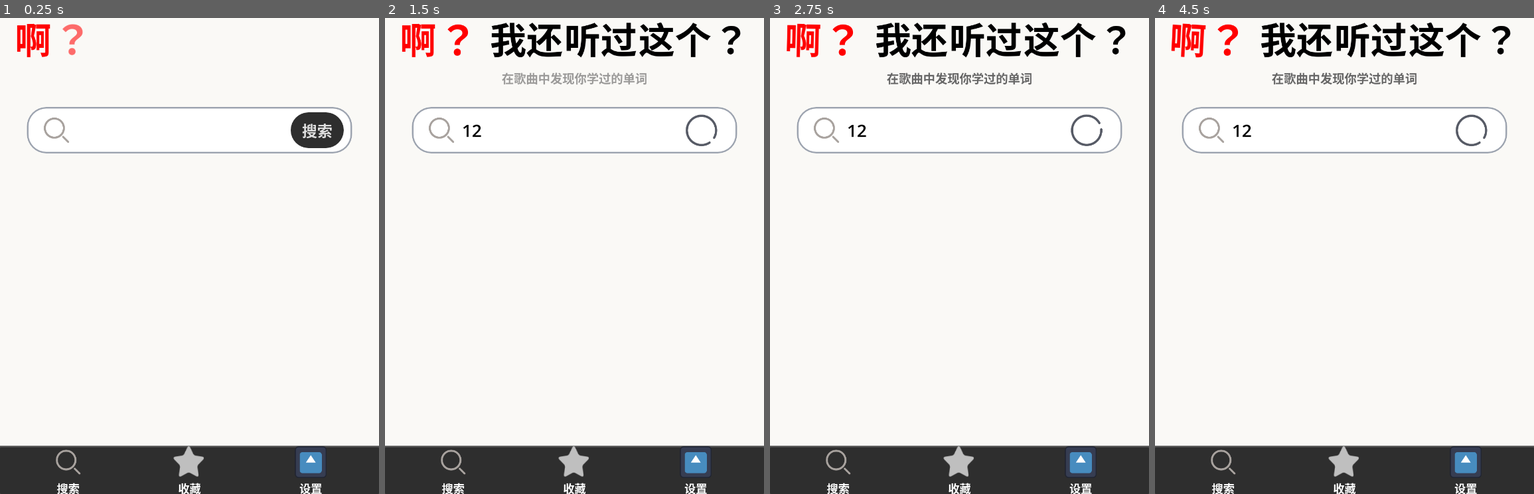
Above: before the commit, frames 1-4 (left to right).
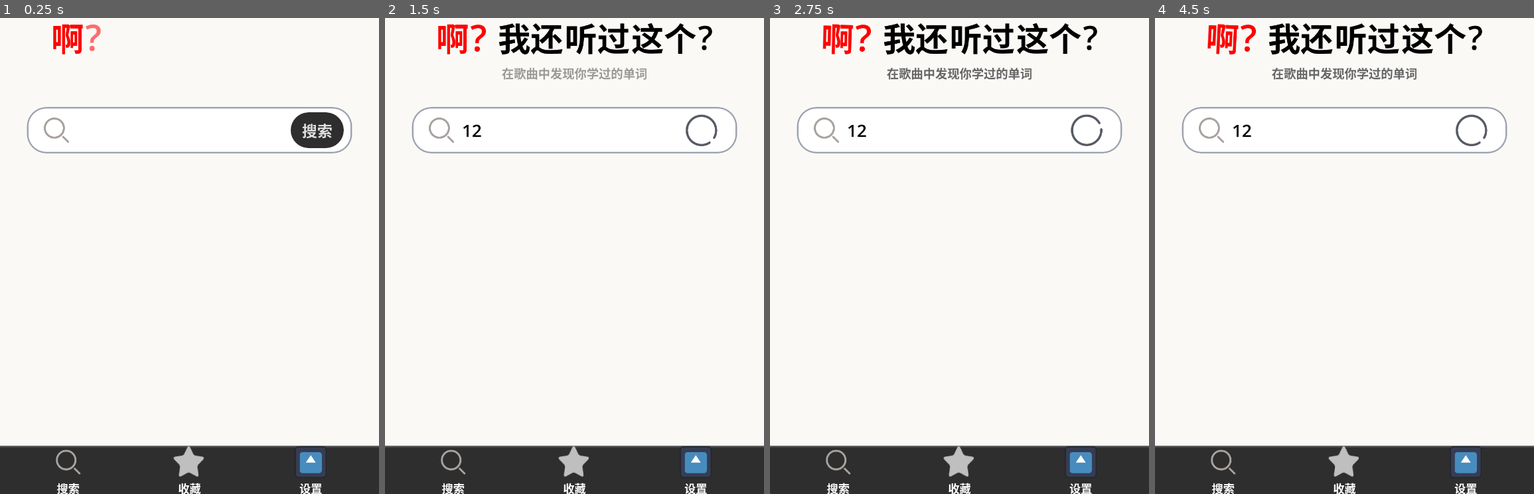
Above: after the commit, the same moments.

Repository: xingguix/wait-ive-heard-this
Game: Godot game, scene res://main_tab.tscn
Two runs of this game, one before a commit and one after it. Both use one fixed random seed, a clock stepped at 60 frames per second and the inputs below. The engine's default icon, where the game draws it, is replaced by a stand-in: a white triangle on a blue panel in a dark square.
Inputs (mouse positions are in pixels of both pictures, inside the frame that each line leads up to):
- Up to frame 1 (0.25 s): no input
- Up to frame 2 (1.5 s): click (574, 132) at 0.52 s; type "12" at 0.6 s; click "搜索" at 1.25 s
- Up to frame 3 (2.75 s): click (838, 470) at 2 s
- Up to frame 4 (4.5 s): click (1344, 470) at 2.75 s; click (1465, 470) at 3.5 s; click (1223, 470) at 4.25 s

The runs differ from the first frame. In frame 1, 0.9% of the frame differs, in the area x 4-27%, y 1-9%; in frame 2, 3.7%; in frame 3, 3.8%; in frame 4, 3.8%, in the area x 4-94%, y 0-15%.

Commit message:
UI/layout tweaks, Android scaling & internet perm
Adjust UI input and layout, refine text/typography, enable Android internet permission, and apply Android-specific scaling.

- card.tscn / card_control.tscn: set mouse_filter on several Controls, updated CardVBox anchors/offsets and grow_vertical for layout stability.
- main_search.tscn: adjusted container offsets, reduced font sizes, replaced Chinese punctuation with ASCII '?' and minor layout tweaks.
- export_presets.cfg: enabled permissions/internet=true for exported builds.
- project.godot: set handheld orientation and enabled mouse-to-touch emulation (pointing/emulate_touch_from_mouse=true).
- scripts/main_tab.gd: apply content_scale_factor = 1.5 on Android in _ready() to improve UI scaling on devices.

These changes improve touch/mouse handling, visual layout consistency, and Android runtime/export behavior.

Diff:
--- a/card.tscn
+++ b/card.tscn
@@ -26,6 +26,7 @@
 offset_right = 416.0
 offset_bottom = 250.0
 grow_horizontal = 2
+mouse_filter = 1
 theme_override_styles/panel = SubResource("StyleBoxFlat_rjlel")
 script = ExtResource("1_kikvd")
 
@@ -36,6 +37,7 @@
 anchor_bottom = 1.0
 grow_horizontal = 2
 grow_vertical = 2
+mouse_filter = 1
 script = ExtResource("2_rjlel")
 separator_array = Array[float]([114.0])
 line_height = 1.5
@@ -61,6 +63,7 @@
 [node name="Control" type="Control" parent="VBoxContainer/SongName" unique_id=1539974902]
 custom_minimum_size = Vector2(50, 0)
 layout_mode = 2
+mouse_filter = 1
 
 [node name="TextureRect" type="TextureRect" parent="VBoxContainer/SongName/Control" unique_id=1493621220]
 self_modulate = Color(1, 1, 1, 0.59607846)
@@ -74,6 +77,7 @@
 
 [node name="Song" type="Label" parent="VBoxContainer/SongName" unique_id=1862060507]
 layout_mode = 2
+mouse_filter = 1
 theme_override_colors/font_color = Color(0, 0, 0, 1)
 theme_override_font_sizes/font_size = 40
 text = "Love Story"
@@ -84,6 +88,7 @@
 [node name="Control" type="Control" parent="VBoxContainer/Artist" unique_id=1210124649]
 custom_minimum_size = Vector2(50, 0)
 layout_mode = 2
+mouse_filter = 1
 
 [node name="TextureRect" type="TextureRect" parent="VBoxContainer/Artist/Control" unique_id=984476392]
 self_modulate = Color(1, 1, 1, 0.5529412)
@@ -97,6 +102,7 @@
 
 [node name="Artist" type="Label" parent="VBoxContainer/Artist" unique_id=1959679709]
 layout_mode = 2
+mouse_filter = 1
 theme_override_colors/font_color = Color(0.32292885, 0.33971205, 0.38683742, 0.50980395)
 theme_override_font_sizes/font_size = 30
 text = "Taylor Swift"
--- a/card_control.tscn
+++ b/card_control.tscn
@@ -11,19 +11,20 @@
 anchor_right = 1.0
 offset_bottom = 737.0
 grow_horizontal = 2
+mouse_filter = 1
 script = ExtResource("1_4nmev")
 empty_result_text = "搜索结果是空的!
 试试换一个词或添加点歌曲吧!"
 
 [node name="CardVBox" type="VBoxContainer" parent="." unique_id=1001444267]
 layout_mode = 1
-anchors_preset = -1
-anchor_left = 0.074
-anchor_right = 0.92600006
-offset_left = -3.0000916
-offset_right = 2.999939
-offset_bottom = 680.0
+anchors_preset = 15
+anchor_right = 1.0
+anchor_bottom = 1.0
+offset_left = 7.0
+offset_right = -7.0
 grow_horizontal = 2
+grow_vertical = 2
 
 [node name="DoubleClickTimer" type="Timer" parent="." unique_id=62414205]
 
--- a/main_search.tscn
+++ b/main_search.tscn
@@ -91,6 +91,7 @@
 anchor_bottom = 1.0
 grow_horizontal = 2
 grow_vertical = 2
+mouse_filter = 0
 
 [node name="VBoxContainer" type="VBoxContainer" parent="ScrollContainer" unique_id=1398075887]
 layout_mode = 2
@@ -112,8 +113,9 @@
 anchor_left = 0.5
 anchor_right = 0.5
 offset_left = -476.0
+offset_top = 4.9999995
 offset_right = 476.0
-offset_bottom = 195.0
+offset_bottom = 200.0
 grow_horizontal = 2
 alignment = 1
 script = ExtResource("2_tdgwu")
@@ -126,39 +128,39 @@
 [node name="啊" type="Label" parent="ScrollContainer/VBoxContainer/TitleAndSearchBox/TitleVBox/TitleHBox" unique_id=634512641]
 layout_mode = 2
 theme_override_colors/font_color = Color(1, 0, 0, 1)
-theme_override_font_sizes/font_size = 96
+theme_override_font_sizes/font_size = 86
 text = "啊"
 script = ExtResource("4_er7aa")
 
 [node name="问号Red" type="Label" parent="ScrollContainer/VBoxContainer/TitleAndSearchBox/TitleVBox/TitleHBox" unique_id=1333914937]
 layout_mode = 2
 theme_override_colors/font_color = Color(1, 0, 0, 1)
-theme_override_font_sizes/font_size = 106
-text = "？ "
+theme_override_font_sizes/font_size = 96
+text = "? "
 
 [node name="我还" type="Label" parent="ScrollContainer/VBoxContainer/TitleAndSearchBox/TitleVBox/TitleHBox" unique_id=765756979]
 layout_mode = 2
 theme_override_colors/font_color = Color(0, 0, 0, 1)
-theme_override_font_sizes/font_size = 96
+theme_override_font_sizes/font_size = 86
 text = "我还"
 
 [node name="听过" type="Label" parent="ScrollContainer/VBoxContainer/TitleAndSearchBox/TitleVBox/TitleHBox" unique_id=1854720514]
 layout_mode = 2
 theme_override_colors/font_color = Color(0, 0, 0, 1)
-theme_override_font_sizes/font_size = 96
+theme_override_font_sizes/font_size = 86
 text = "听过"
 
 [node name="这个" type="Label" parent="ScrollContainer/VBoxContainer/TitleAndSearchBox/TitleVBox/TitleHBox" unique_id=91641805]
 layout_mode = 2
 theme_override_colors/font_color = Color(0, 0, 0, 1)
-theme_override_font_sizes/font_size = 96
+theme_override_font_sizes/font_size = 86
 text = "这个"
 
 [node name="问号Black" type="Label" parent="ScrollContainer/VBoxContainer/TitleAndSearchBox/TitleVBox/TitleHBox" unique_id=1758104425]
 layout_mode = 2
 theme_override_colors/font_color = Color(0, 0, 0, 1)
-theme_override_font_sizes/font_size = 96
-text = "？"
+theme_override_font_sizes/font_size = 86
+text = "?"
 
 [node name="在歌曲中" type="Label" parent="ScrollContainer/VBoxContainer/TitleAndSearchBox/TitleVBox" unique_id=2129481661]
 layout_mode = 2
--- a/project.godot
+++ b/project.godot
@@ -25,6 +25,11 @@
 
 window/size/viewport_width=1000
 window/size/viewport_height=1400
+window/handheld/orientation=5
+
+[input_devices]
+
+pointing/emulate_touch_from_mouse=true
 
 [physics]
 
--- a/scripts/main_tab.gd
+++ b/scripts/main_tab.gd
@@ -2,6 +2,9 @@
 
 @onready var scene_control: Control = $VBoxContainer/MainSceneControl
 
+func _ready() -> void:
+	if OS.get_name() == "Android":
+		get_tree().root.content_scale_factor = 1.5
 
 func change_to_id(id: int) -> void:
 	var children: Array[Node] = scene_control.get_children()
Not shown, changed: export_presets.cfg
